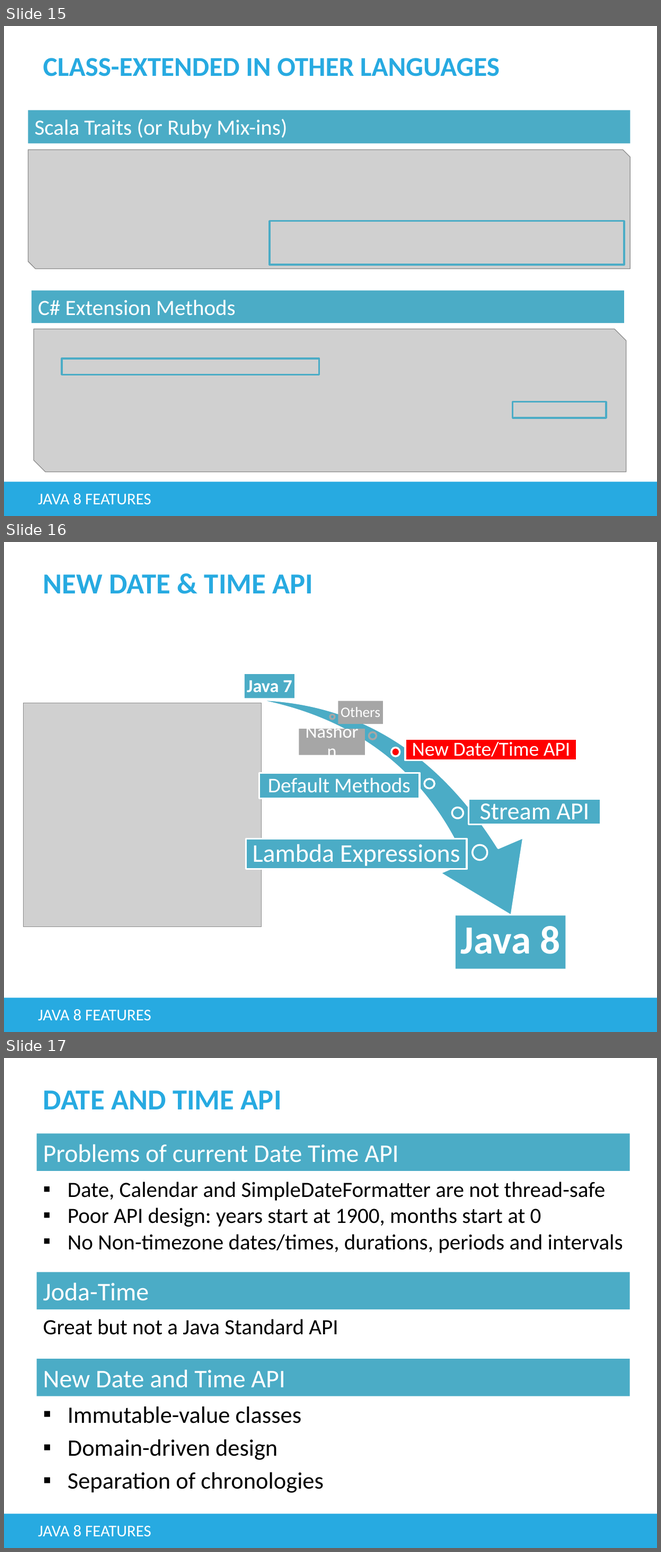
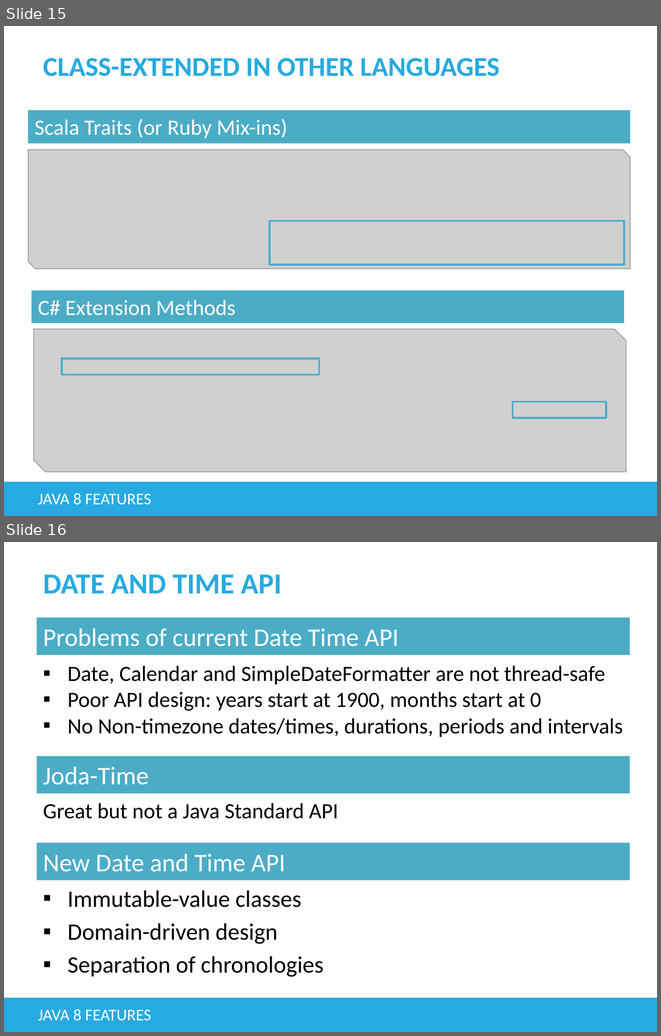
Before and after one commit to arjunxxx/Java8_tutorial, a slide deck: java8.pptx. Shown one above the other, each under a label of ours: slides 15, 16 and 17 before the commit, slides 15 and 16 after it. The pictures are 661x1552 and 661x1036 pixels, drawn with LibreOffice and Linux fonts; fonts in the diff are those of the drawing; grey boxes stand for pictures. Boxes give left, top, right and bottom in pixels: in the first picture for what was removed or moved away, otherwise in the second. Text is boxed around its words. In the diff, an @@ line names an element or a change of style, - is before the commit and + after.

```diff
--- a/java8.pptx
+++ b/java8.pptx
@@ slide 16 removed at <box>4,542,657,1032</box>, background #FFFFFF; not listed: 1 template element that a slide beside it also shows @@
@@ title removed at <box>43,574,314,593</box> @@
-NEW DATE & TIME API
@@ rectangle removed at <box>338,700,383,723</box> @@
-Others
@@ picture removed at <box>24,703,262,927</box> @@
@@ ellipse removed at <box>330,714,334,719</box> @@
@@ group removed at <box>244,637,600,968</box>: 7 rectangles, 7 texts, 5 ellipses, 1 swoosh arrow @@
-Java 7
-Lambda Expressions
-Default Methods
-Stream API
-New Date/Time API
-Nashorn
-Java 8
@@ text removed at <box>38,1009,151,1021</box> @@
-JAVA 8 FEATURES
@@ what was slide 17 is now slide 16 @@
```
